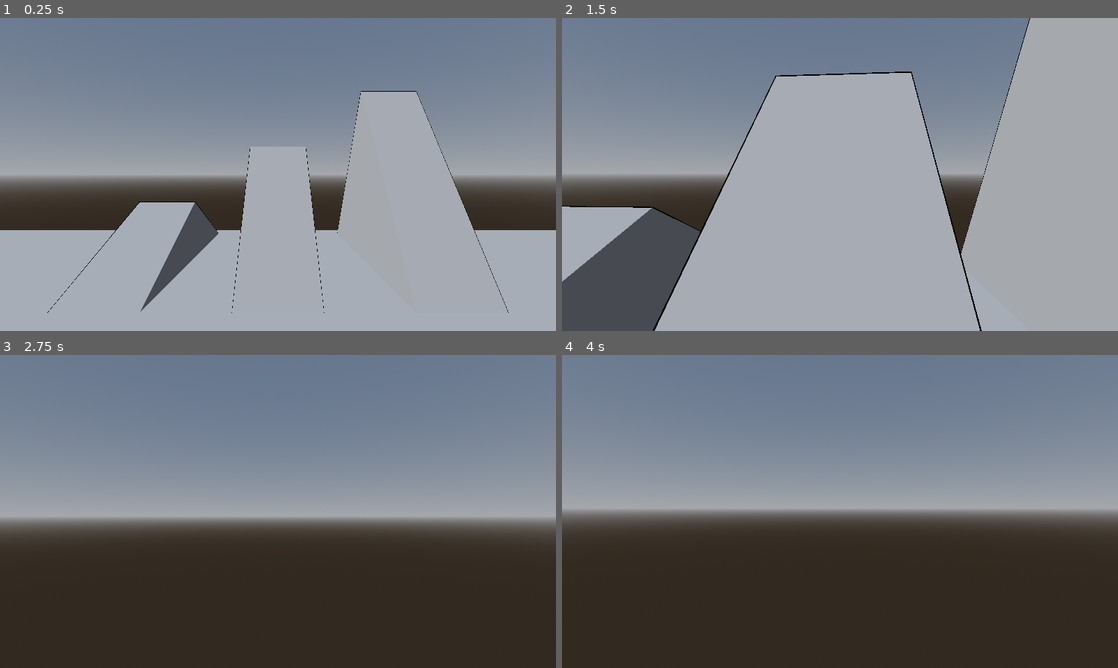
Above: before the commit, frames 1-4 (two rows, left to right).
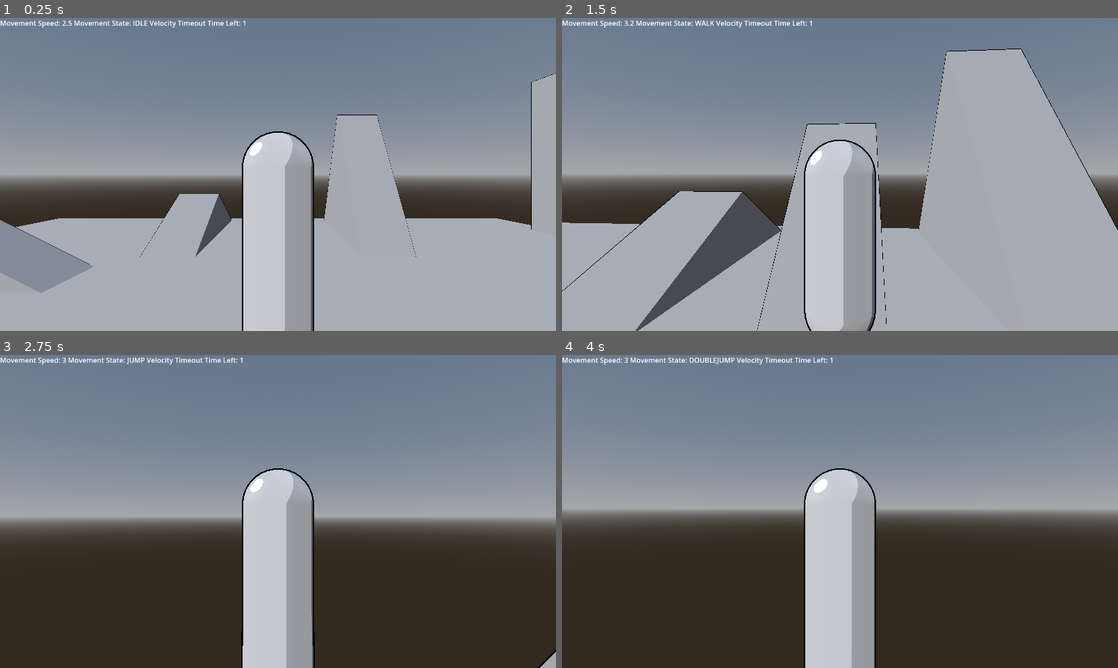
Above: after the commit, the same moments.

Repository: naxemis/multiplayer-fps
Game: Godot game, scene res://scenes/root/Root.tscn
Two runs of this game, one before a commit and one after it. Both use one fixed random seed, a clock stepped at 60 frames per second and the inputs below.
Inputs (mouse positions are in pixels of both pictures, inside the frame that each line leads up to):
- Up to frame 1 (0.25 s): no input
- Up to frame 2 (1.5 s): tap Enter at 0.5 s; move the mouse to (867, 174) at 0.52 s; hold Shift (run) 0.53-1.28 s; hold W (forward) from 0.53 s (still down); tap Ctrl (change_wall_jump_direction) at 0.77 s; tap C (slide) at 0.8, 1.35 s; move the mouse to (812, 174) at 1.27 s
- Up to frame 3 (2.75 s): keep holding W (forward); tap Ctrl (change_wall_jump_direction) at 1.52 s; tap Space (jump) at 1.55, 2.1 s; move the mouse to (289, 505) at 2.02 s; hold Shift (run) from 2.03 s (still down)
- Up to frame 4 (4 s): keep holding W (forward); move the mouse to (834, 517) at 2.77 s; release Shift (run) at 2.78 s; tap Middle mouse button (free_look) at 2.85 s; tap Ctrl (change_wall_jump_direction) at 3.02, 3.77 s; tap C (slide) at 3.05 s; move the mouse to (878, 514) at 3.52 s; hold Shift (run) from 3.53 s (still down); tap Space (jump) at 3.8 s

The runs differ from the first frame. In frame 1, 17% of the frame differs, in the area x 0-100%, y 0-100%; in frame 2, 35%; in frame 3, 8.0%; in frame 4, 8.1%.

Commit message:
feat(player): velocity timeout

Diff:
--- a/scenes/game/player/Player.gd
+++ b/scenes/game/player/Player.gd
@@ -50,6 +50,25 @@
 	# limits player's head rotation in up and down direction
 	%Head.rotation.x = clampf(%Head.rotation.x, -deg_to_rad(head_rotation_limit), deg_to_rad(head_rotation_limit))
 
+@export var time_before_velocity_timeout: float = 1.0 # how long player have to walk into wall before timeout
+var velocity_timeout_time_left: float = 0.0 # current time before timeout is set to true
+var velocity_timeout: bool = false # true - player is walking into wall for too long time
+func is_blocked_on_wall() -> bool:
+	return is_on_floor() and is_on_wall() and velocity.z == 0 and velocity.x == 0
+
+func get_velocity_timeout(delta) -> void:
+	velocity_timeout_time_left = clampf(velocity_timeout_time_left, 0.0, time_before_velocity_timeout)
+
+	if is_blocked_on_wall():
+		velocity_timeout_time_left -= delta
+	else:
+		velocity_timeout_time_left = time_before_velocity_timeout
+
+	if velocity_timeout_time_left <= 0:
+		velocity_timeout = true
+	else:
+		velocity_timeout = false
+
 # identifies in what movement state player is currently in
 enum MovementStates {IDLE, WALK, RUN, CROUCH, SLIDE, JUMP, DOUBLEJUMP, WALLJUMP}
 
@@ -62,19 +81,19 @@
 	unslide_ray_cast_colliding = $SlideRayCast.is_colliding()
 
 func get_idle_state() -> bool:
-	return movement_directions.z == 0 and movement_directions.x == 0 and is_on_floor() and !uncrouch_ray_cast_colliding
+	return (movement_directions.z == 0 and movement_directions.x == 0 and is_on_floor() and !uncrouch_ray_cast_colliding) or velocity_timeout
 
 func get_walk_state() -> bool:
-	return (movement_directions.z != 0 or movement_directions.x != 0) and is_on_floor() and (movement_state != MovementStates.JUMP or movement_state != MovementStates.DOUBLEJUMP) and !uncrouch_ray_cast_colliding
+	return (movement_directions.z != 0 or movement_directions.x != 0) and is_on_floor() and (movement_state != MovementStates.JUMP or movement_state != MovementStates.DOUBLEJUMP) and !uncrouch_ray_cast_colliding and !velocity_timeout
 
 func get_run_state() -> bool:
-	return Input.is_action_pressed("run") and movement_directions.z < 0 and is_on_floor() and !uncrouch_ray_cast_colliding
+	return Input.is_action_pressed("run") and movement_directions.z < 0 and is_on_floor() and !uncrouch_ray_cast_colliding and !velocity_timeout
 
 func get_crouch_state() -> bool:
 	return ((Input.is_action_pressed("crouch") and is_on_floor()) and !unslide_ray_cast_colliding) or uncrouch_ray_cast_colliding
 
 func get_slide_state() -> bool:
-	return Input.is_action_pressed("slide") and is_on_floor() and movement_directions.z < 0
+	return Input.is_action_pressed("slide") and is_on_floor() and movement_directions.z < 0 and !velocity_timeout
 
 func get_jump_state() -> bool:
 	return Input.is_action_just_pressed("jump") and is_on_floor() and movement_state != MovementStates.CROUCH
@@ -299,6 +318,8 @@
 	free_look_return(delta)
 	set_head_rotation()
 
+	get_velocity_timeout(delta)
+
 	can_player_stand_up()
 
 	set_movement_states()
@@ -318,4 +339,4 @@
 	movement_velocity()
 
 	var movement_states_array = ["IDLE", "WALK", "RUN", "CROUCH", "SLIDE", "JUMP", "DOUBLEJUMP", "WALLJUMP"]
-	#%Debug.text = str("Movement Speed: ", snappedf(movement_speed, 0.1), " Movement State: ", movement_states_array[movement_state])
+	%Debug.text = str("Movement Speed: ", snappedf(movement_speed, 0.1), " Movement State: ", movement_states_array[movement_state], " Velocity Timeout Time Left: ", velocity_timeout_time_left)
--- a/scenes/game/player/Player.tscn
+++ b/scenes/game/player/Player.tscn
@@ -342,7 +342,6 @@
 
 [node name="Body" type="MeshInstance3D" parent="."]
 transform = Transform3D(1, 0, 0, 0, 1, 0, 0, 0, 1, 0, 0.7, 0)
-visible = false
 layers = 2
 mesh = SubResource("CapsuleMesh_7dslh")
 surface_material_override/0 = SubResource("ShaderMaterial_viwht")
@@ -356,6 +355,7 @@
 transform = Transform3D(1, 0, 0, 0, 1, 0, 0, 0, 1, 0, 1.5, 0)
 
 [node name="Camera3D" type="Camera3D" parent="Head"]
+transform = Transform3D(1, 0, 0, 0, 1, 0, 0, 0, 1, 0, 0, 2)
 fov = 59.0
 
 [node name="CollisionAnimationPlayer" type="AnimationPlayer" parent="."]
